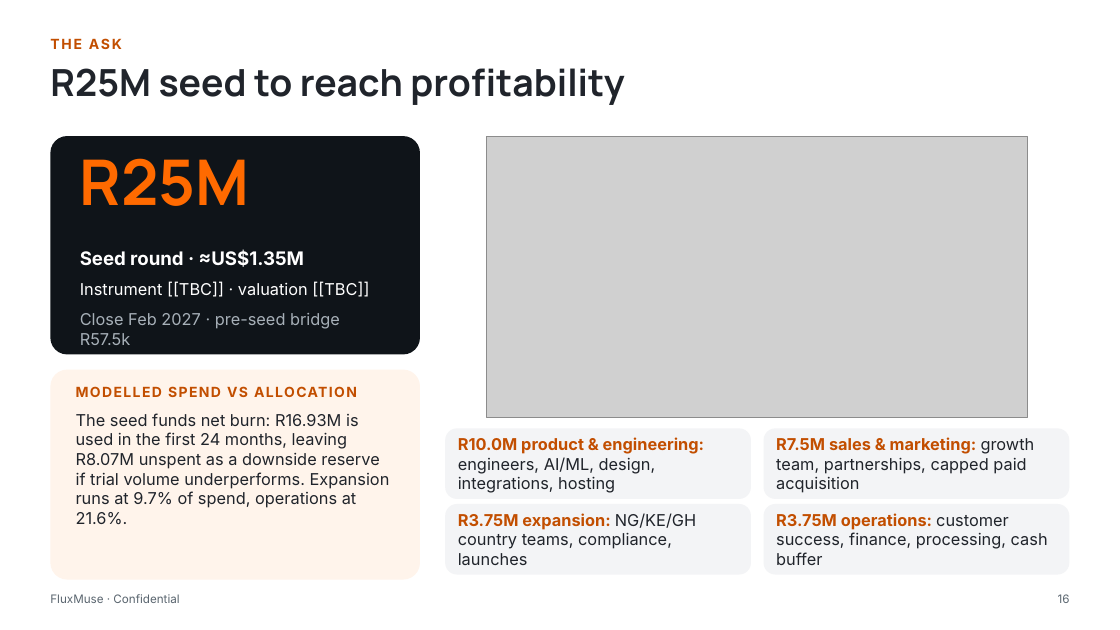
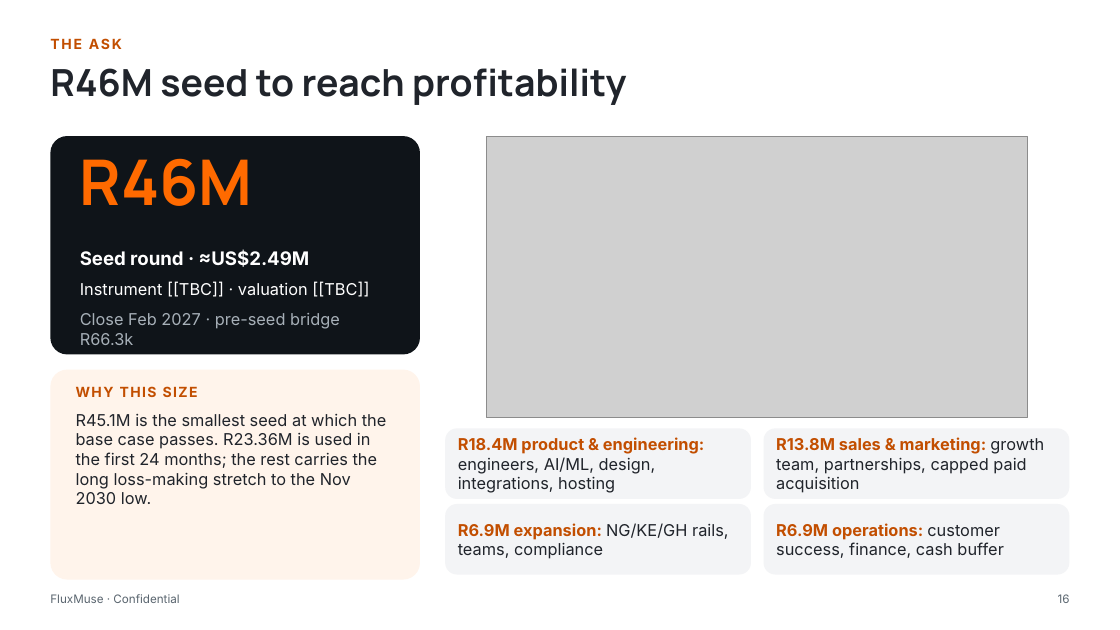
Before and after one commit to embizo/fluxmuse, a slide deck: slide 16 of docs/go-to-market/04_Investor_Pitch_Deck/FluxMuse_Investor_Pitch_Deck.pptx. Drawn at 1120x630 pixels with LibreOffice and Linux fonts; fonts in the diff are those of the drawing; grey boxes stand for pictures. Boxes give left, top, right and bottom in pixels: in the first picture for what was removed or moved away, otherwise in the second. Text is boxed around its words. In the diff, an @@ line names an element or a change of style, - is before the commit and + after.

```diff
--- a/docs/go-to-market/04_Investor_Pitch_Deck/FluxMuse_Investor_Pitch_Deck.pptx
+++ b/docs/go-to-market/04_Investor_Pitch_Deck/FluxMuse_Investor_Pitch_Deck.pptx
@@ text at <box>50,68,626,105</box>: text changed @@
-R25M seed to reach profitability
+R46M seed to reach profitability
@@ text at <box>80,158,253,206</box>: text changed @@
-R25M
+R46M
@@ text at <box>80,250,310,267</box>: text changed @@
-Seed round · ≈US$1.35M
+Seed round · ≈US$2.49M
@@ text at <box>80,313,340,345</box>: text changed @@
-Close Feb 2027 · pre-seed bridge R57.5k
+Close Feb 2027 · pre-seed bridge R66.3k
@@ text at <box>76,386,198,397</box>: text changed @@
-MODELLED SPEND VS ALLOCATION
+WHY THIS SIZE
@@ text at <box>76,414,387,504</box>: text changed @@
-The seed funds net burn: R16.93M is used in the first 24 months, leaving R8.07M unspent as a downside reserve if trial volume underperforms. Expansion runs at 9.7% of spend, operations at 21.6%.
+R45.1M is the smallest seed at which the base case passes. R23.36M is used in the first 24 months; the rest carries the long loss-making stretch to the Nov 2030 low.
@@ text at <box>458,437,704,493</box>: text changed @@
-R10.0M product & engineering: engineers, AI/ML, design, integrations, hosting
+R18.4M product & engineering: engineers, AI/ML, design, integrations, hosting
@@ text at <box>776,437,1044,493</box>: text changed @@
-R7.5M sales & marketing: growth team, partnerships, capped paid acquisition
+R13.8M sales & marketing: growth team, partnerships, capped paid acquisition
@@ text at <box>458,523,729,559</box>: text changed @@
-R3.75M expansion: NG/KE/GH country teams, compliance, launches
+R6.9M expansion: NG/KE/GH rails, teams, compliance
@@ text at <box>776,523,1003,558</box>: text changed @@
-R3.75M operations: customer success, finance, processing, cash buffer
+R6.9M operations: customer success, finance, cash buffer
```
Also in this commit, not shown: 29 other slides changed, 15 other files.
